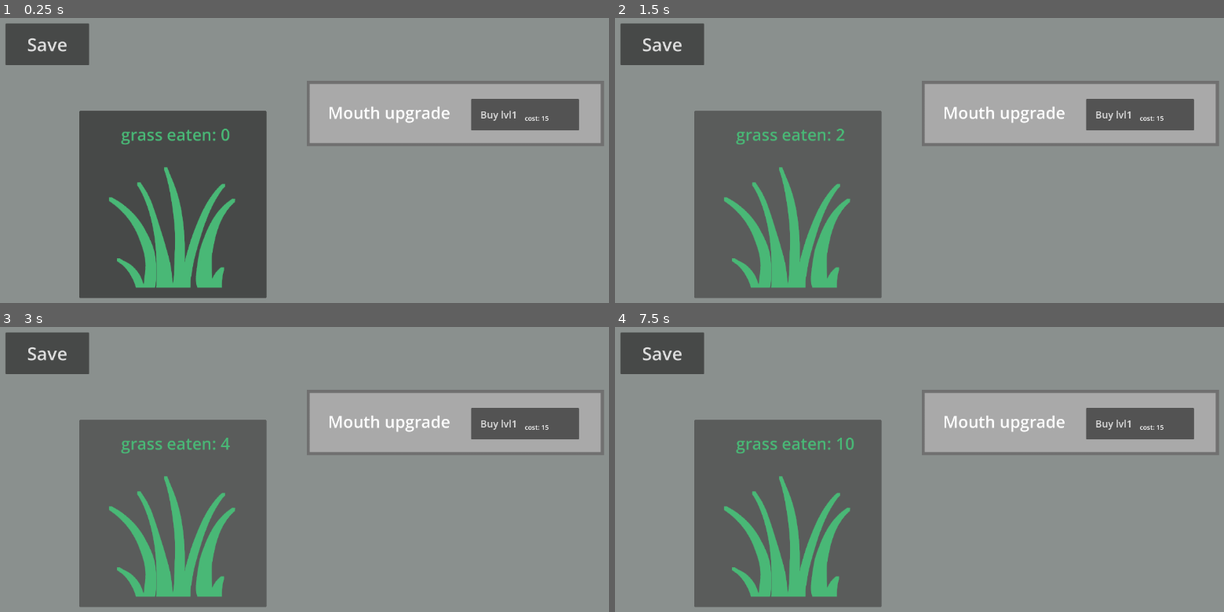
Above: before the commit, frames 1-4 (two rows, left to right).
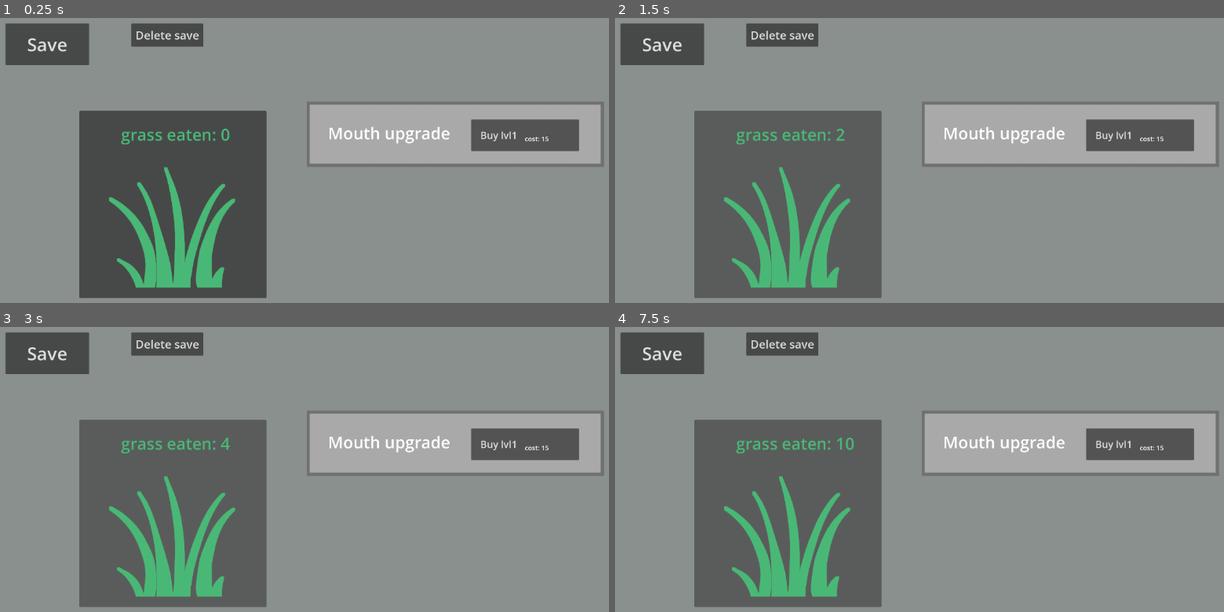
Above: after the commit, the same moments.

Repository: berox455/godot_eg
Game: Godot game, scene res://game.tscn
Two runs of this game, one before a commit and one after it. Both use one fixed random seed, a clock stepped at 60 frames per second and the inputs below.
Inputs:
- Up to frame 1 (0.25 s): no input
- Up to frame 2 (1.5 s): click "grass eaten: 0" at 0.5 s; click "grass eaten: 1" at 1.25 s
- Up to frame 3 (3 s): click "grass eaten: 2" at 2 s; click "grass eaten: 3" at 2.75 s
- Up to frame 4 (7.5 s): click "grass eaten: 4" at 3.5 s; click "grass eaten: 5" at 4.25 s; click "grass eaten: 6" at 5 s; click "grass eaten: 7" at 5.75 s; click "grass eaten: 8" at 6.5 s; click "grass eaten: 9" at 7.25 s

The runs differ from the first frame. In frame 1, 11% of the frame differs, in the area x 21-100%, y 1-53%; in frame 2, 11%; in frame 3, 11%; in frame 4, 11%.

Commit message:
set better cost scaling, hide dog upgrade, fix many bugs

Diff:
--- a/game.tscn
+++ b/game.tscn
@@ -55,7 +55,7 @@
 [node name="mouth_upgrade" type="Node" parent="the_game" unique_id=893768253]
 
 [node name="TextBlock" type="Sprite2D" parent="the_game/mouth_upgrade" unique_id=922247649]
-position = Vector2(441, -240)
+position = Vector2(441, -177)
 scale = Vector2(1, 0.99999994)
 texture = ExtResource("4_fc0e3")
 
@@ -72,9 +72,9 @@
 
 [node name="button" type="Button" parent="the_game/mouth_upgrade" unique_id=1021568349]
 offset_left = 490.0
-offset_top = -285.0
-offset_right = 820.0
-offset_bottom = -188.0
+offset_top = -222.0
+offset_right = 820.0
+offset_bottom = -125.0
 theme_override_font_sizes/font_size = 30
 text = "   Buy lvl1"
 alignment = 0
@@ -95,7 +95,7 @@
 [node name="dog" type="Node" parent="the_game" unique_id=1740376036]
 
 [node name="TextBlock" type="Sprite2D" parent="the_game/dog" unique_id=1483019149]
-position = Vector2(441, -39.000008)
+position = Vector2(441, 22.999992)
 scale = Vector2(1, 0.99999994)
 texture = ExtResource("4_fc0e3")
 
@@ -108,13 +108,12 @@
 text = "Grass eating dog"
 fit_content = true
 autowrap_mode = 0
-metadata/_edit_use_anchors_ = true
 
 [node name="button" type="Button" parent="the_game/dog" unique_id=444973684]
 offset_left = 490.0
-offset_top = -84.00001
-offset_right = 820.0
-offset_bottom = 13.0
+offset_top = -22.000008
+offset_right = 820.0
+offset_bottom = 75.0
 theme_override_font_sizes/font_size = 30
 text = "   Buy #1"
 alignment = 0
@@ -135,6 +134,7 @@
 [node name="dog_upgrade" type="Node" parent="the_game" unique_id=1801539624]
 
 [node name="label" type="RichTextLabel" parent="the_game/dog_upgrade" unique_id=2010330250]
+visible = false
 offset_left = 52.0
 offset_top = 61.0
 offset_right = 294.0
@@ -145,6 +145,7 @@
 autowrap_mode = 0
 
 [node name="Button" type="Button" parent="the_game/dog_upgrade" unique_id=1254132564]
+visible = false
 offset_left = 490.0
 offset_top = 61.0
 offset_right = 820.0
@@ -169,7 +170,7 @@
 [node name="chicken" type="Node" parent="the_game" unique_id=667762880]
 
 [node name="TextBlock" type="Sprite2D" parent="the_game/chicken" unique_id=445632120]
-position = Vector2(441, 247)
+position = Vector2(441, 223)
 scale = Vector2(1, 0.99999994)
 texture = ExtResource("4_fc0e3")
 
@@ -186,9 +187,9 @@
 
 [node name="button" type="Button" parent="the_game/chicken" unique_id=460080043]
 offset_left = 490.0
-offset_top = 202.0
-offset_right = 820.0
-offset_bottom = 299.0
+offset_top = 178.0
+offset_right = 820.0
+offset_bottom = 275.0
 theme_override_font_sizes/font_size = 30
 text = "   Buy #1"
 alignment = 0
@@ -229,6 +230,14 @@
 autowrap_mode = 0
 visible_characters = 9
 
+[node name="erase_save" type="Button" parent="the_game" unique_id=1454136626]
+offset_left = -551.0
+offset_top = -516.0
+offset_right = -330.0
+offset_bottom = -445.0
+theme_override_font_sizes/font_size = 35
+text = "Delete save"
+
 [connection signal="timeout" from="the_game/Timer" to="the_game" method="_get_time"]
 [connection signal="pressed" from="the_game/eat_grass" to="the_game" method="_eat_grass_pressed"]
 [connection signal="pressed" from="the_game/mouth_upgrade/button" to="the_game" method="_mouth_upgrade_pressed"]
@@ -236,3 +245,4 @@
 [connection signal="pressed" from="the_game/dog_upgrade/Button" to="the_game" method="_dog_upgrade_pressed"]
 [connection signal="pressed" from="the_game/chicken/button" to="the_game" method="_chicken_buy_pressed"]
 [connection signal="pressed" from="the_game/save/button" to="the_game" method="_save"]
+[connection signal="pressed" from="the_game/erase_save" to="the_game" method="_erase_save"]
--- a/grass.gd
+++ b/grass.gd
@@ -2,9 +2,10 @@
 
 var time: float  # in seconds
 var grass_eaten = 0
-const scaling = 1.4
+const scaling = 1.2
 #pwr
-var munch = 1
+var click_munch = 1
+var munch = 0
 var dog_munch = 1
 var chicken_munch = 1
 #lvl
@@ -48,13 +49,12 @@
 	$chicken/button.text = "   Buy #" + _abr(chicken_lvl + 1)
 	$chicken/button/cost.text = "cost: " + _abr(chicken_cost)
 
-	if mouth_lvl > 4 or dog_lvl > 0:
-		$dog_upgrade/label.text = "Dog munch: " + _abr(dog_munch * dog_lvl)
-	else:
-		$dog_upgrade/label.hide()
-		$dog_upgrade/Button.hide()
+	if !(mouth_lvl > 4):
 		$dog/TextBlock.hide()
 		$dog/button.hide()
+	else:
+		$dog_upgrade/label.text = "Dog munch: " + _abr(dog_munch * dog_lvl)
+
 	if !(dog_lvl > 4 or chicken_lvl > 0):
 		$chicken/TextBlock.hide()
 		$chicken/button.hide()
@@ -74,8 +74,10 @@
 	time = snapped(time, 0.1)
 
 	#munching
-	if time == floor(time) and dog_lvl > 0:
-		grass_eaten += dog_munch * dog_lvl
+	if time == floor(time):
+		grass_eaten += munch
+		if dog_lvl > 0:
+			grass_eaten += dog_munch * dog_lvl
 
 	if chicken_lvl > 0:
 		grass_eaten += chicken_munch * chicken_lvl
@@ -126,6 +128,7 @@
 func _save() -> void:
 	mr_save = {
 	"grass_eaten": grass_eaten,
+	"click_much": click_munch,
 	"mouth_lvl": mouth_lvl,
 	"munch": munch,
 	"dog_lvl": dog_lvl,
@@ -155,28 +158,21 @@
 
 func _unload() -> void:
 	for line in mr_save:
-		var temp = mr_save[line]
+		var saved = mr_save[line]
 		match line:
-			"grass_eaten":
-				grass_eaten = temp
-			"mouth_lvl":
-				mouth_lvl = temp
-			"munch":
-				munch = temp
-			"dog_lvl":
-				dog_lvl = temp
-			"dog_upgrade_lvl":
-				dog_upgrade_lvl = temp
-			"dog_munch":
-				dog_munch = temp
-			"chicken_lvl":
-				chicken_lvl = temp
-			"chicken_munch":
-				chicken_munch = temp
+			"grass_eaten": grass_eaten = saved
+			"click_much": click_munch = saved
+			"mouth_lvl": mouth_lvl = saved
+			"munch": munch = saved
+			"dog_lvl": dog_lvl = saved
+			"dog_upgrade_lvl": dog_upgrade_lvl = saved
+			"dog_munch": dog_munch = saved
+			"chicken_lvl": chicken_lvl = saved
+			"chicken_munch": chicken_munch = saved
 
 
 func _eat_grass_pressed() -> void:
-	grass_eaten += munch
+	grass_eaten += click_munch
 	$eat_grass/Munch.pitch_scale = randf_range(0.9, 1.5)
 	$eat_grass/Munch.play()
 
@@ -185,7 +181,7 @@
 	if grass_eaten >= mouth_cost:
 		grass_eaten -= mouth_cost
 		mouth_lvl += 1
-		munch += 1
+		munch += 0.1
 		mouth_cost = mouth_base * (scaling ** mouth_lvl)
 		$mouth_upgrade/button/cost.text = "cost: " + _abr(mouth_cost)
 		$mouth_upgrade/button.text = "   Buy lvl" + _abr(mouth_lvl + 1)
@@ -193,6 +189,8 @@
 		if mouth_lvl == 5:
 			$dog/TextBlock.show()
 			$dog/button.show()
+		if mouth_lvl % 25 == 0:
+			click_munch += 1
 
 
 func _dog_buy_pressed() -> void:
@@ -203,12 +201,15 @@
 		$dog/button.text = "   Buy #" + _abr(dog_lvl + 1)
 		$dog/button/cost.text = "cost: " + _abr(dog_cost)
 		$dog_upgrade/label.text = "Dog munch: " + _abr(dog_munch * dog_lvl)
-		if dog_lvl == 1:
-			$dog_upgrade/Button.show()
-			$dog_upgrade/label.show()
-
-
-func _dog_upgrade_pressed() -> void:
+		#if dog_lvl == 1:
+		#	$dog_upgrade/Button.show()
+		#	$dog_upgrade/label.show()
+		if dog_lvl == 5:
+			$chicken/TextBlock.show()
+			$chicken/button.show()
+
+
+func _dog_upgrade_pressed() -> void:  # deprecated
 	if grass_eaten >= dog_upgrade_cost:
 		grass_eaten -= dog_upgrade_cost
 		dog_upgrade_lvl += 1
@@ -216,9 +217,6 @@
 		dog_upgrade_cost = dog_upgrade_base * (scaling ** dog_upgrade_lvl)
 		$dog_upgrade/label.text = "Dog munch: " + _abr(dog_munch * dog_lvl)
 		$dog_upgrade/Button/cost.text = "cost: " + _abr(dog_upgrade_cost)
-		if dog_lvl == 5:
-			$chicken/TextBlock.show()
-			$chicken/button.show()
 
 
 func _chicken_buy_pressed() -> void:
@@ -228,3 +226,9 @@
 		chicken_cost = chicken_base * (scaling ** chicken_lvl)
 		$chicken/button.text = "   Buy #" + _abr(chicken_lvl + 1)
 		$chicken/button/cost.text = "cost: " + _abr(chicken_cost)
+
+
+func _erase_save() -> void:
+	var file = FileAccess.open(save_dir, FileAccess.WRITE)
+	file.store_var({})
+	file.close()
